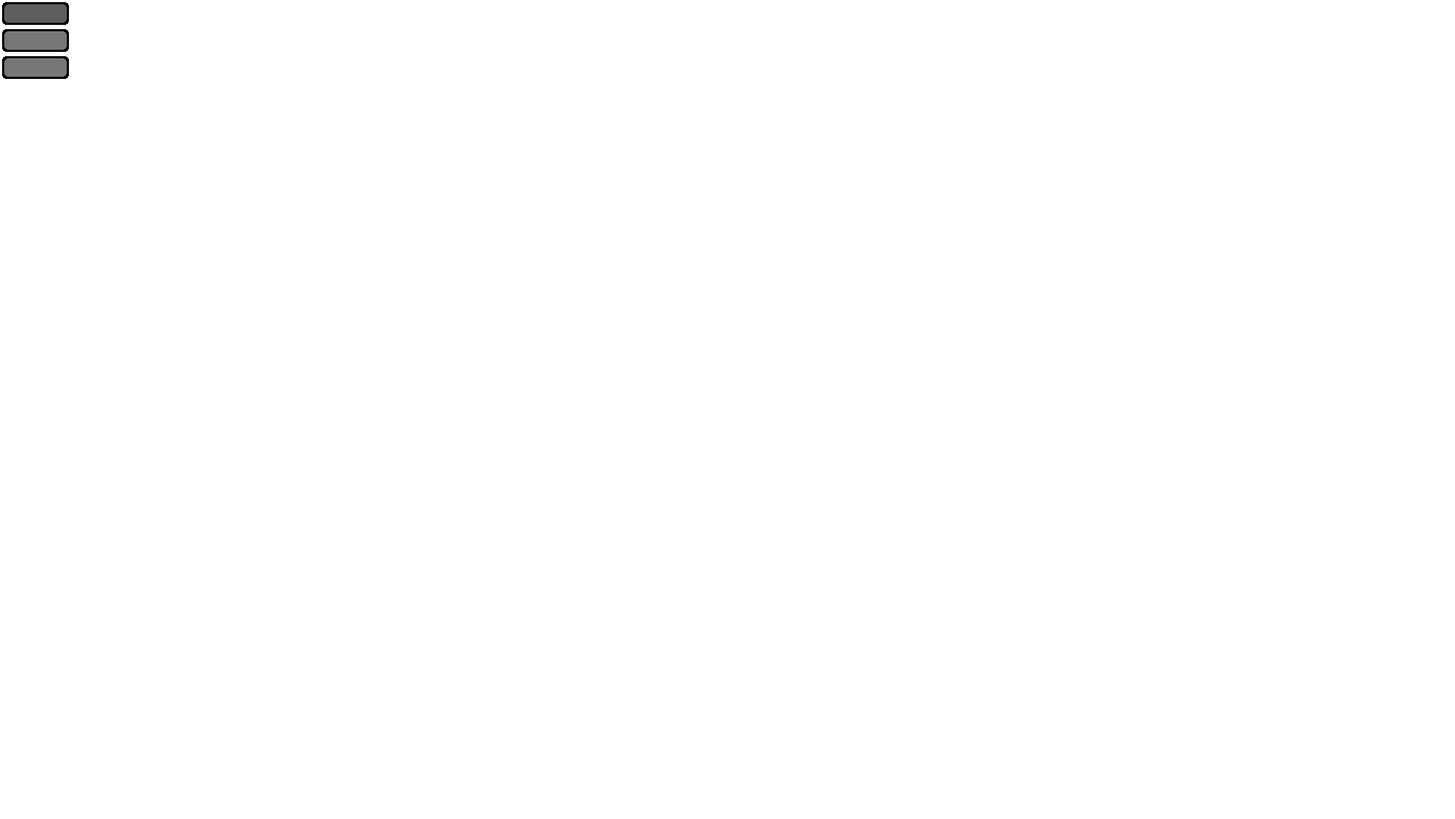
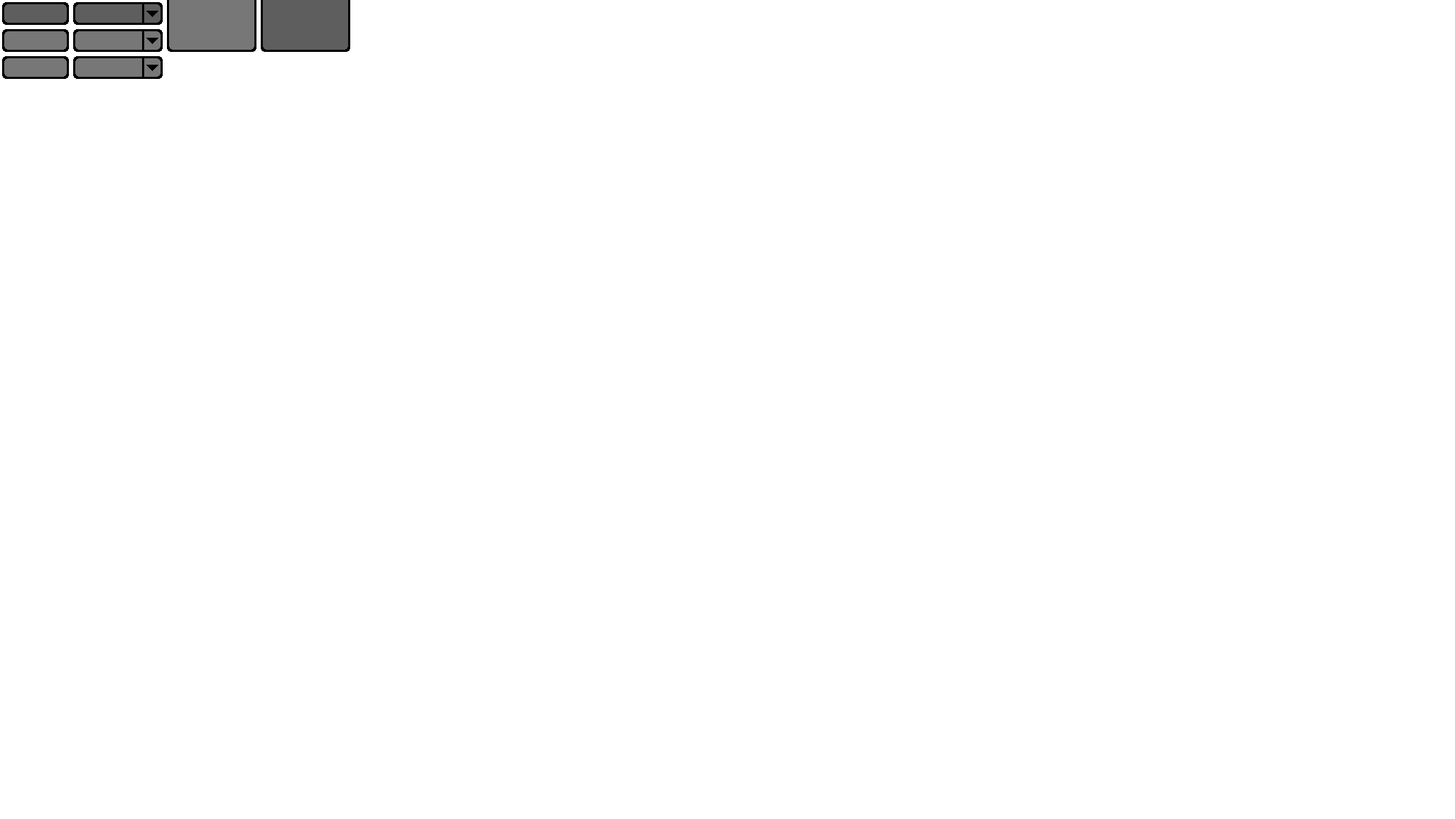
Layers edited between the first and the second (1455, 819) image:
painted on "UI2" over [73, 0, 351, 79]
